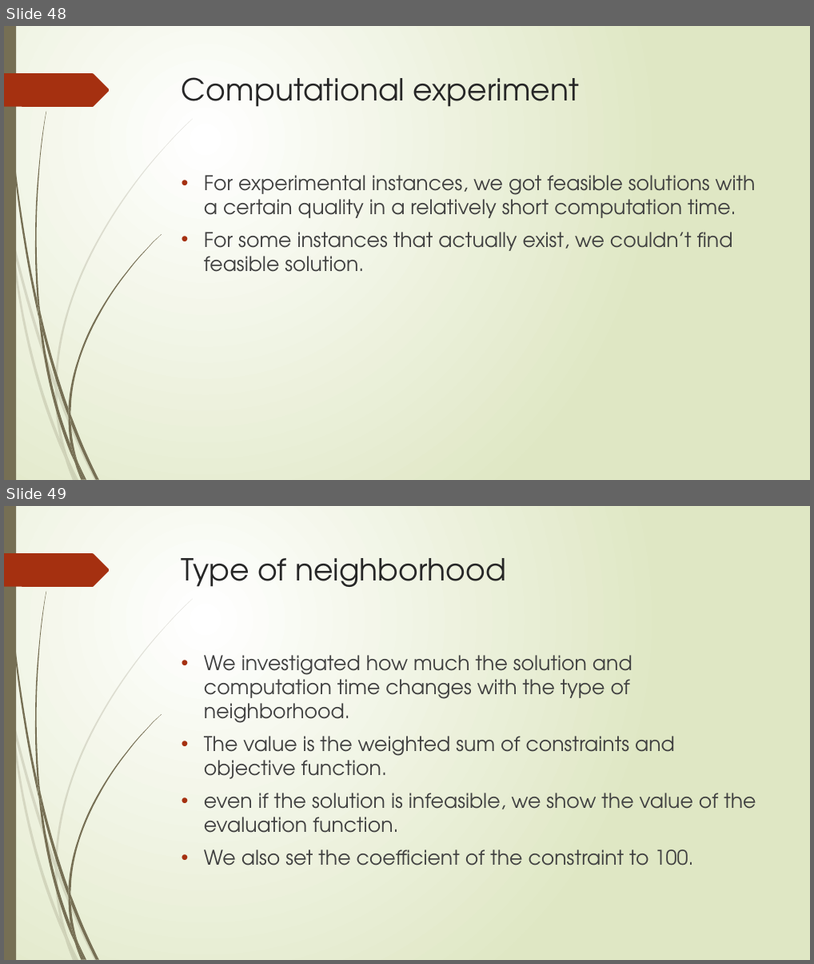
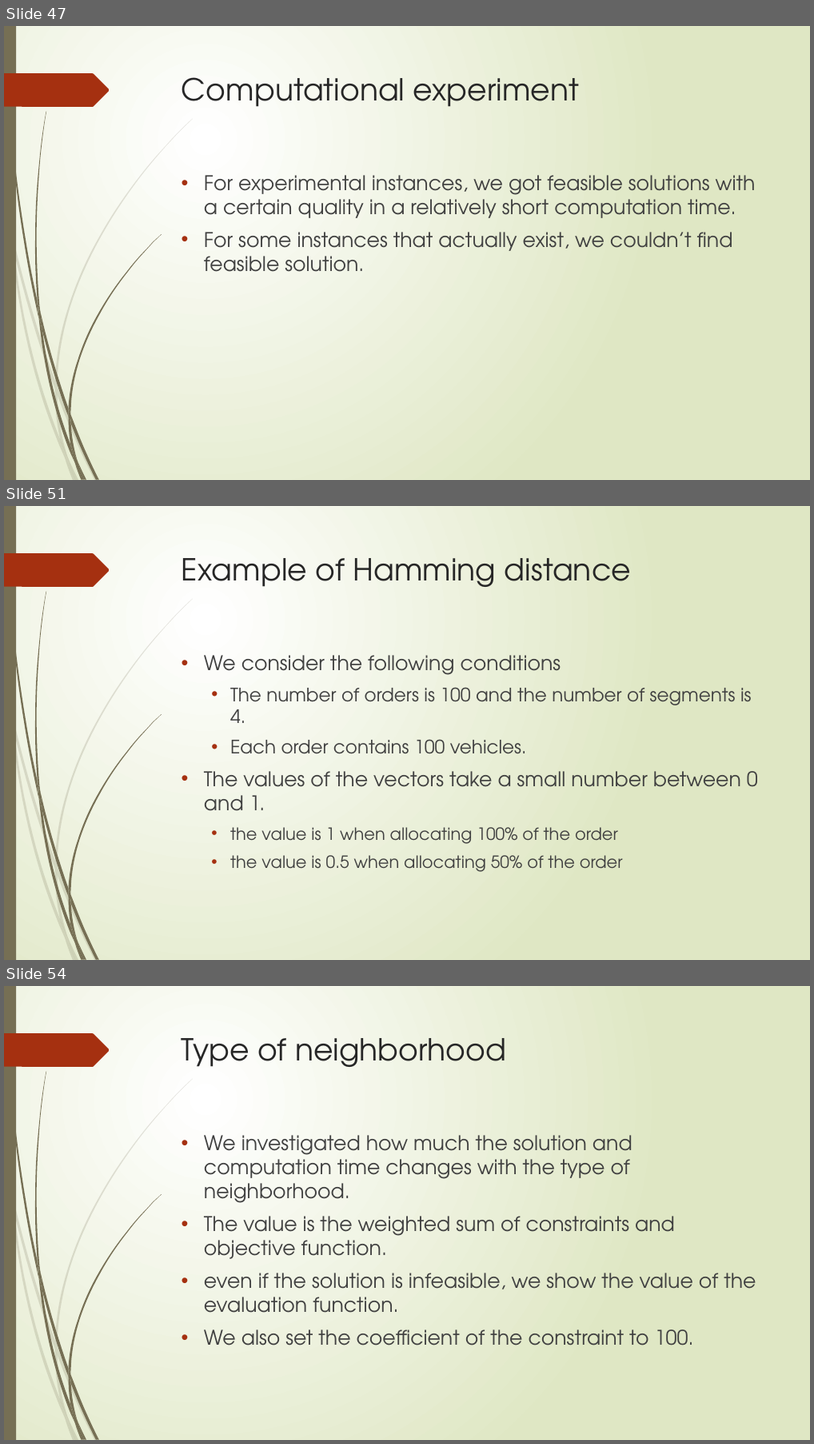
Before and after one commit to r-kurosu/kline_new, a slide deck: 竹田_修論発表.pptx. Shown one above the other, each under a label of ours: slides 48 and 49 before the commit, slides 47, 51 and 54 after it; the slides between them are not shown. The pictures are 814x964 and 814x1444 pixels, drawn with LibreOffice and Linux fonts; fonts in the diff are those of the drawing. Boxes give left, top, right and bottom in pixels: in the first picture for what was removed or moved away, otherwise in the second. Text is boxed around its words. In the diff, an @@ line names an element or a change of style, - is before the commit and + after.

```diff
--- a/竹田_修論発表.pptx
+++ b/竹田_修論発表.pptx
@@ slide 51 added at [4, 506, 810, 960], background gradient #FFFFFF to #DFE8C4; not listed: 24 template elements that a slide beside it also shows @@
@@ title added at [182, 558, 631, 587], 36 pt, text #262626 @@
+Example of Hamming distance
@@ text added at [204, 655, 758, 872], 24 pt, text #404040 @@
+• We consider the following conditions
+  • The number of orders is 100 and the number of segments is 4.
+  • Each order contains 100 vehicles.
+• The values of the vectors take a small number between 0 and 1.
+  • the value is 1 when allocating 100% of the order
+  • the value is 0.5 when allocating 50% of the order
@@ what was slide 48 is now slide 47 @@
@@ what was slide 49 is now slide 54 @@
```
Also in this commit, not shown: 1 slide changed, 5 other slides added, 1 slide removed.
